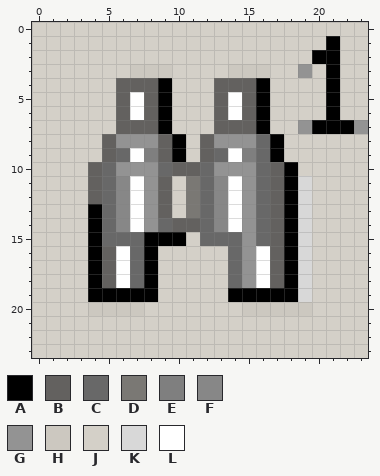
Two versions of one pixel-art sprite, src/resource/img24/c055.gif. The picture above is the old version.
The file is 24x24 pixels. Colours within 5 levels of each other are drawn and written as one.
Palette (. is transparent): A #000000  B #63615f  C #686868  D #7a7874  E #7f7f7f  F #878787  G #939393  H #ccc8c0  J #d4d0c8  K #d8d8d8  L #ffffff
Pixels before, first column x 0:
 0 JJJJJJJJJJJJJJJJJJJJJJJJ
 1 JJJJJJJJJJJJJJJJJJJJJAJJ
 2 JJJJJJJJJJJJJJJJJJJJAAJJ
 3 JJJJJJJHHHJJJJHHHJJGJAJJ
 4 JJJJJJBBBAJJJBBBAJJJJAJJ
 5 JJJJJJBLBAJJJBLBAJJJJAJJ
 6 JJJJJJBLBAJJJBLBAJJJJAJJ
 7 JJJJJJBBBAJJJBBBAJJGAAAG
 8 JJJJJBGGGBAJBGGGCAJJJJJJ
 9 JJJJJBCLEBAJBCLECAJJJJJJ
10 JJJJBCGGGCBBCGGGCBAJJJJJ
11 JJJJBCFLGBJDCFLGCBAKJJJJ
12 JJJJBCFLGBJDCFLGCBAKJJJJ
13 JJJJACFLGBJDCFLGCBAKJJJJ
14 JJJJACFLGCBBCFLGCBAKJJJJ
15 JJJJACCCAAAJCCCGCBAKJJJJ
16 JJJJABLCAJJJJJCGLBAKJJJJ
17 JJJJABLCAJJJJJCGLBAKJJJJ
18 JJJJABLCAJJJJJCGLBAKJJJJ
19 JJJJAAAAAJJJJJAAAAAKJJJJ
20 JJJJHHHHJJJJJJJHHHHHJJJJ
21 JJJJJJJJJJJJJJJJJJJJJJJJ
22 JJJJJJJJJJJJJJJJJJJJJJJJ
23 JJJJJJJJJJJJJJJJJJJJJJJJ
Now the later version:
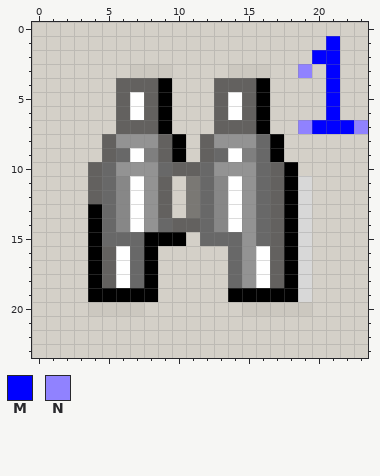
Colours new in this view: M #0000ff  N #9082ff
The exact change:
Changed rows in their new state; - is an unchanged pixel.
first column x 19:
 1 --M--
 2 -MM--
 3 N-M--
 4 --M--
 5 --M--
 6 --M--
 7 NMMMN
